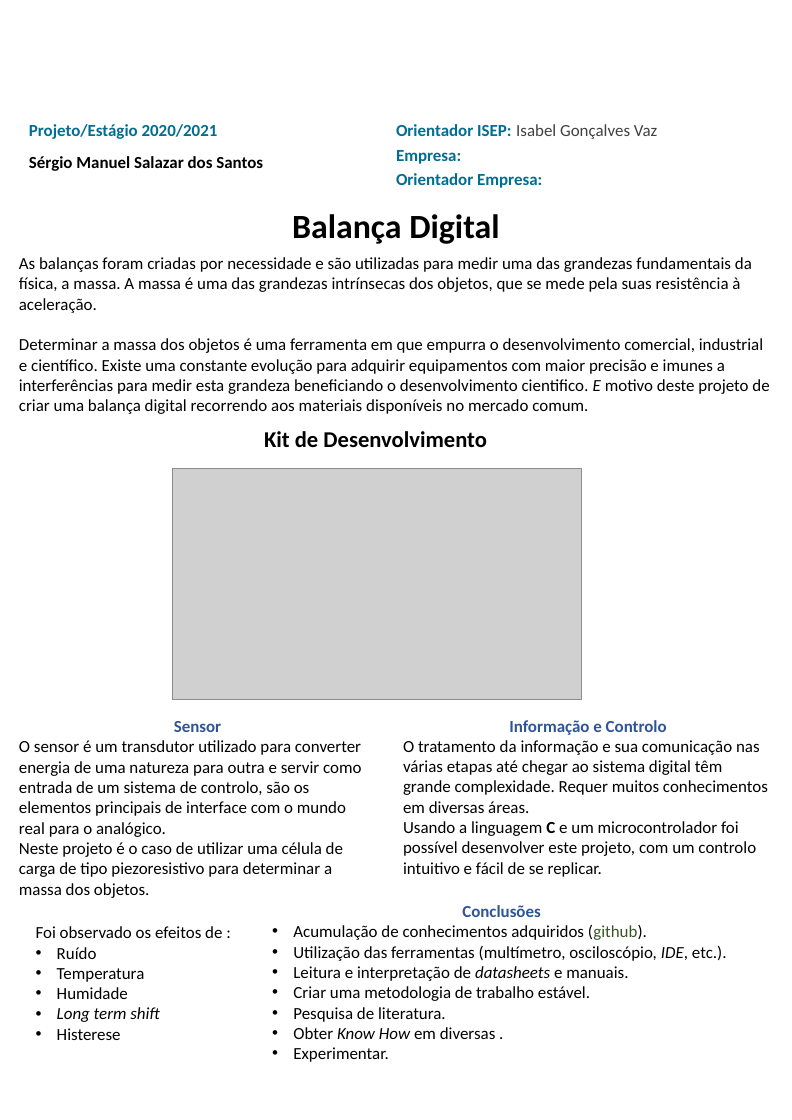
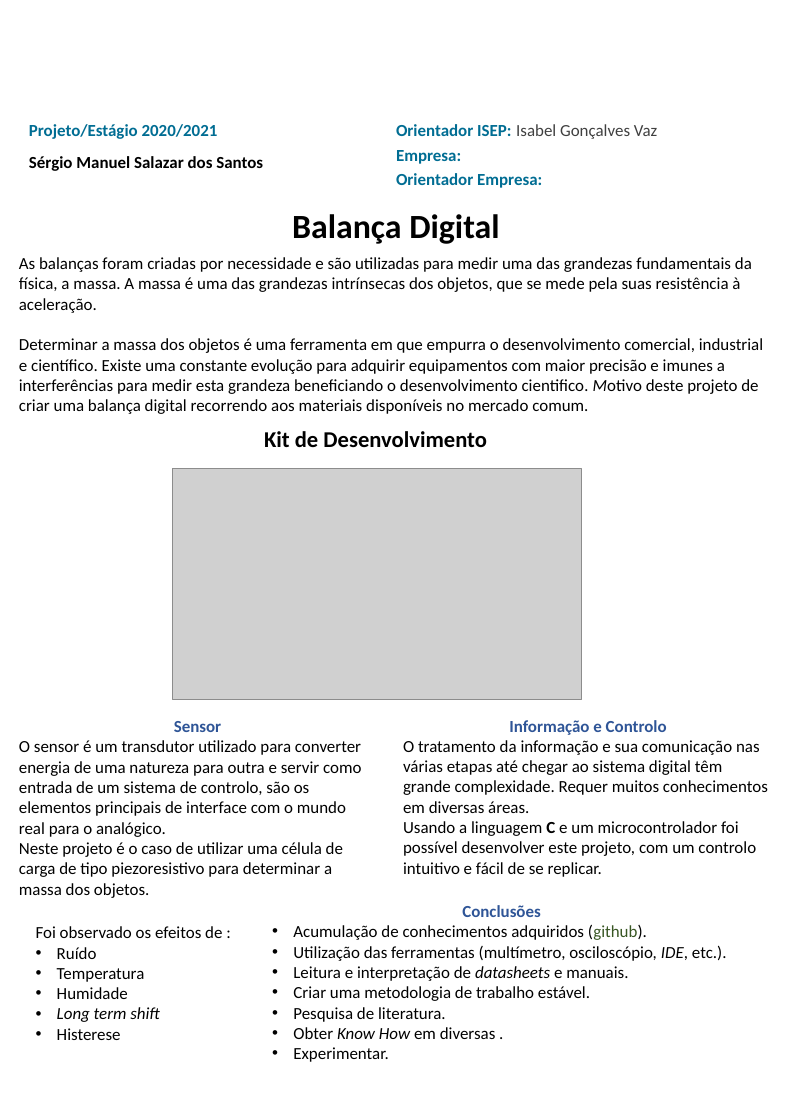
Before and after one commit to sergio1020881/PESTA2021, a slide deck: slide 1 of Zsend/PESTA-POSTER-1020881.pptx. Drawn at 792x1120 pixels with LibreOffice and Linux fonts; fonts in the diff are those of the drawing; grey boxes stand for pictures; background and template pictures are left out. Boxes give left, top, right and bottom in pixels: in the first picture for what was removed or moved away, otherwise in the second. Text is boxed around its words. In the diff, an @@ line names an element or a change of style, - is before the commit and + after.

```diff
--- a/Zsend/PESTA-POSTER-1020881.pptx
+++ b/Zsend/PESTA-POSTER-1020881.pptx
@@ text at (19, 338, 763, 414): text changed @@
-Determinar a massa dos objetos é uma ferramenta em que empurra o desenvolvimento comercial, industrial e científico. Existe uma constante evolução para adquirir equipamentos com maior precisão e imunes a interferências para medir esta grandeza beneficiando o desenvolvimento cientifico. E motivo deste projeto de criar uma balança digital recorrendo aos materiais disponíveis no mercado comum.
+Determinar a massa dos objetos é uma ferramenta em que empurra o desenvolvimento comercial, industrial e científico. Existe uma constante evolução para adquirir equipamentos com maior precisão e imunes a interferências para medir esta grandeza beneficiando o desenvolvimento cientifico. Motivo deste projeto de criar uma balança digital recorrendo aos materiais disponíveis no mercado comum.
```
Also in this commit, not shown: 13 other files.
